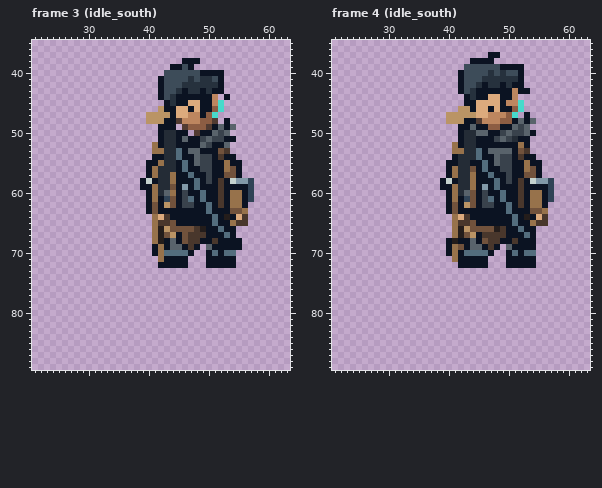
Pixel-art file: assets/combat/native/sources/portador.ase. That is the earlier state.
96x96 pixels, 256 frames. Colours within 5 levels of each other are drawn and written as one. Shown: frame 3 (idle_south): x 21..63, y 35..89; frame 4 (idle_south): x 21..63, y 35..89. The commit also changed other frames, which this record leaves out.
The result:
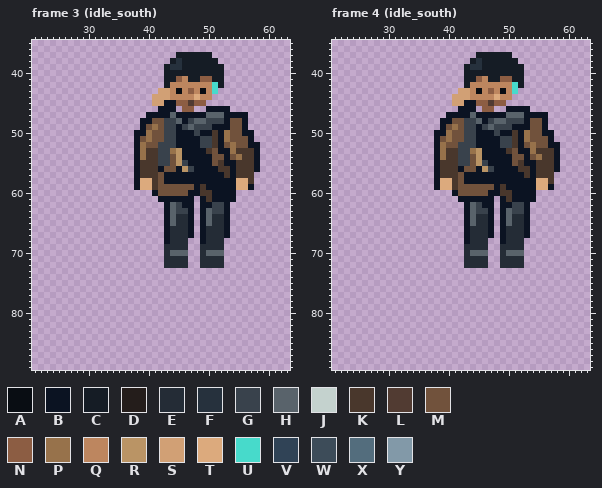
Palette (. is transparent): A #090d13  B #0b1322  C #151c25  D #241d1b  E #242c36  F #26313d  G #39424c  H #59636b  J #c4d2ce  K #49372c  L #513b32  M #71523c  N #8c5d43  P #97724b  Q #bd865f  R #ba9465  S #d1a075  T #dcaa7d  U #47dacb  V #304356  W #3d4c59  X #536d7d  Y #8299a8
Changes in this commit:
Changed rows in their new state; - is an unchanged pixel.
Frame 3 (idle_south), layers "Armas y mecanismos", "Cuerpo y apoyo":
first column x 38:
37 -------CCCCCC--------
38 ------CFCCCCCC-------
39 -----CFFCCCCCCC------
40 -----CCCCCCCCCC------
41 ----.CCNQCCNNCC------
42 ----.CQQQQQQQUC------
43 ----SSQAQNQAQU.------
44 ---SSSQQQQTQQ.-.-----
45 ---SS-BNNLNN...------
46 ----B--.NN..-BBB-----
47 --BBBBHBBBB-HHHBBBB--
48 -BBMMGGHBGHHGGG-MMB--
49 -BMPMGGBGHGGG-B-MMB--
50 BBPMMGG--BG--KBPMMBB-
51 BMPMMGG-B---GKBPMMMB-
52 BPMMGGG----G-K-MPMMBB
53 BPKKGGPR-BB-KMBBPKKKB
54 BPKKGGMR--BBBMM-MPKKB
55 BKKKGGMRG-BBBMKB-KKKB
56 BKKKBMM-RG-BB-KKBKKKB
57 BKKKMBB--B--B--KBKKK-
58 BTTKMBB---B-B-B-BTTK-
59 BTTKMM-MMMBK--B--TTB-
60 --.BMMMMM--KK-B-B...-
61 --..-BB-BB.BK-B-B...-
62 --...BHGBB.-BGG-...--
63 --...-HGG-.-HGG-...--
64 ---..BHEE-.-HEEB...--
65 ---..BHEE-.-HEE-...--
66 ---..BEEEB.BEEE-.----
67 ---..BEEEB.BEEEB.----
68 ---..-EEE..-EEE...---
69 ---..EEEE..EEEE...---
70 ---..EHHH.-EHHH..----
71 ----.EEEE--EEEE..----
72 ----.EEEE--EEEE..----
Frame 4 (idle_south), layers "Armas y mecanismos", "Cuerpo y apoyo":
first column x 38:
37 -------CCCCCC--------
38 ------CFCCCCCC-------
39 -----CFFCCCCCCC------
40 ----.CCCCCCCCCC------
41 ----.CCNQCCNNCC------
42 ----.CQQQQQQQUC------
43 ----SSQAQNQAQU..-----
44 ---SSSQQQQ-QQ.-------
45 ---SS--NNLNN...------
46 ----BB-.NN..-BBB-----
47 --BBBBHBBBBBHHH-BBB--
48 -BBMMGGHBGHHGGG-MMB--
49 -BMPMGG-GHGGGBBBMMB--
50 BBPMMGGBB-GBBKBPMMBB-
51 BMPMMGG---BG-K-PMMMB-
52 BPMMGGG----GGKBMPMMBB
53 BPKKGGPR-BBBKMBBPKKKB
54 BPKKGGMR--BBBMM-MPKKB
55 BKKKGGMRG-BBBMKB-KKKB
56 BKKKBM--RG-BB-KKBKKKB
57 BKKKMBB--B--B--KBKKK-
58 BTTKMBB---B-B-B-BTTK-
59 BTTKMMMMMMBK--B--TTB-
60 --.BMM-MM--KK-B-B...-
61 --..-BB-BB.BK-B-B...-
62 --...BHGBB.-BGG-...--
63 --...-HGG-.-HGG-...--
64 ---..BHEE-.-HEEB...--
65 ---..BHEE-.-HEE-...--
66 ---..BEEEB.BEEE-.----
67 ---..BEEEB.BEEEB.----
68 --...-EEE..-EEE..----
69 --...EEEE..EEEE..----
70 --...EHHH.-EHHH..----
71 ---..EEEE--EEEE..----
72 ----.EEEE--EEEE..----
